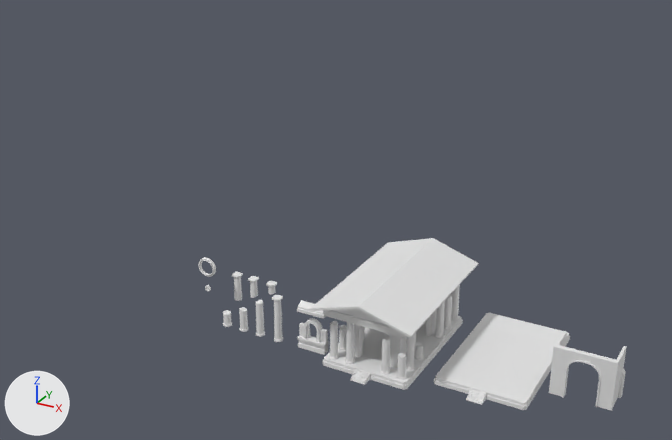
The Blender file env/models/castle_pieces.blend, before and after one commit.
Rendered twice from a 50 mm lens placed at (296.0, -599.0, 427.0), pointed at (-151.0, 214.0, 20.0). Every picture has the same lights, and +X, +Y and +Z are marked at lower left.

Script lines for the objects in view, before the commit:
```python
me_cube_002 = bpy.data.meshes.new('Cube.002')
me_cube_002.from_pydata(...)  # 32 vertices, 25 faces; spans x -12.2..12.2, y -6.0..32.8, z -1.0..0.9
me_cube_007 = bpy.data.meshes.new('Cube.007')
me_cube_007.from_pydata(...)  # 186 vertices, 160 faces; spans x -26.9..0.0, y -2.1..26.3, z -2.2..40.4
me_cube_007.polygons.foreach_set('use_smooth', [True] * 160)
me_cylinder_005 = bpy.data.meshes.new('Cylinder.005')
me_cylinder_005.from_pydata(...)  # 288 vertices, 241 faces; spans x -3.68..3.68, y -3.68..3.68, z -1.19..0.54
me_cylinder_005.polygons.foreach_set('use_smooth', [True] * 241)
ob_base = bpy.data.objects.new('base', me_cube_002)
ob_base.location = (94.0, 21.1, 2.9)
ob_base.scale = (3.2, 3.2, 3.2)
ob_cube_002 = bpy.data.objects.new('Cube.002', me_cube_007)
ob_cube_002.location = (168.4, 26.7, 7.6)
_m = ob_cube_002.modifiers.new('Mirror', 'MIRROR')
_m.use_clip = True
ob_cylinder_001 = bpy.data.objects.new('Cylinder.001', me_cylinder_005)
ob_cylinder_001.location = (-166.1, -0.1, 31.7)
ob_cylinder_001.rotation_euler = (1.571, 0.0, 0.0)  # degrees (90, 0, 0)
ob_cylinder_001.scale = (0.791, 0.791, 0.791)
# also in view: 'Cube.005' at (-57.0, 0.0, 22.0); 'temple_1' at (1.0, 47.0, 35.0)
```
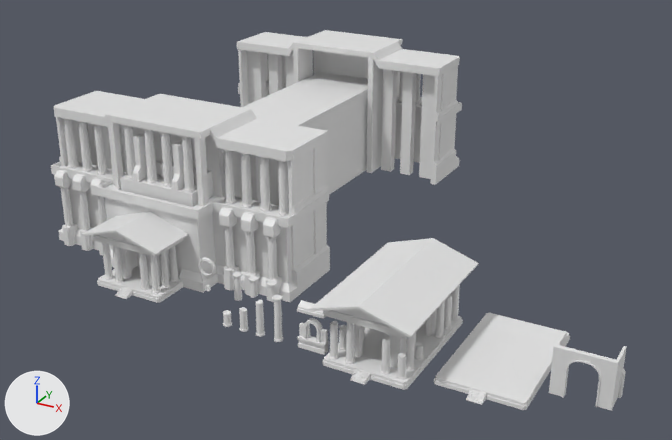
What changed in the scene script:
```text
Add me_cube_004:
    me_cube_004.from_pydata(...)  # 33792 vertices, 30760 faces; spans x -147.0..147.0, y -489.0..73.0, z -56.0..101.0
    me_cube_004.polygons.foreach_set('use_smooth', [True] * 30760)
Add me_cube_003:
    me_cube_003.from_pydata(...)  # 156 vertices, 93 faces; spans x -39.0..39.0, y -8.0..559.0, z 0.0..6.0
Add ob_cylinder_003:
    ob_cylinder_003 = bpy.data.objects.new('Cylinder.003', me_cylinder_005.copy())  # the mesh of ob_cylinder_001
    ob_cylinder_003.location = (-265.0, 2.4, 60.9)
    ob_cylinder_003.rotation_euler = (1.571, 0.0, 0.0)  # degrees (90, 0, 0)
    ob_cylinder_003.scale = (1.52, 1.52, 1.52)
Add ob_temple_1_001:
    ob_temple_1_001 = bpy.data.objects.new('temple_1.001', me_cube_004)
    ob_temple_1_001.location = (-264.9, 68.1, 55.0)
    ob_temple_1_001.rotation_euler = (0.0, 0.0, 3.142)  # degrees (0, 0, 180)
Add ob_cube_003:
    ob_cube_003 = bpy.data.objects.new('Cube.003', me_cube_003)
    ob_cube_003.location = (-265.2, 0.0, 0.0)
```

Changed parts and their boxes [x1, y1, x2, y2] in the pictures (672 x 440 px):
'temple_1.001', added: after [51, 30, 462, 302]
'Cube.003', added: after [97, 266, 183, 303]
'Cylinder.003', added: after [117, 233, 127, 242]
